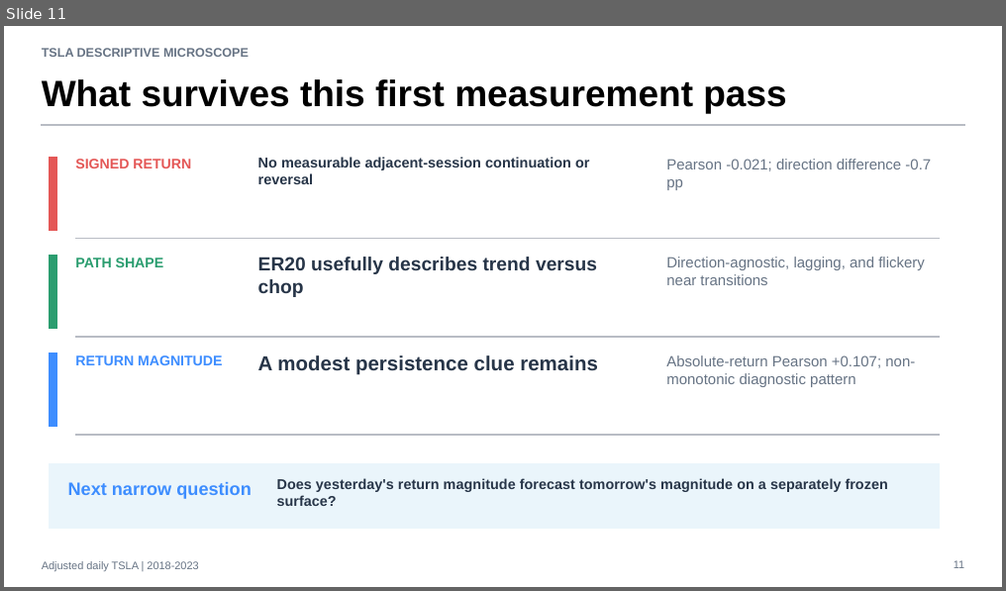
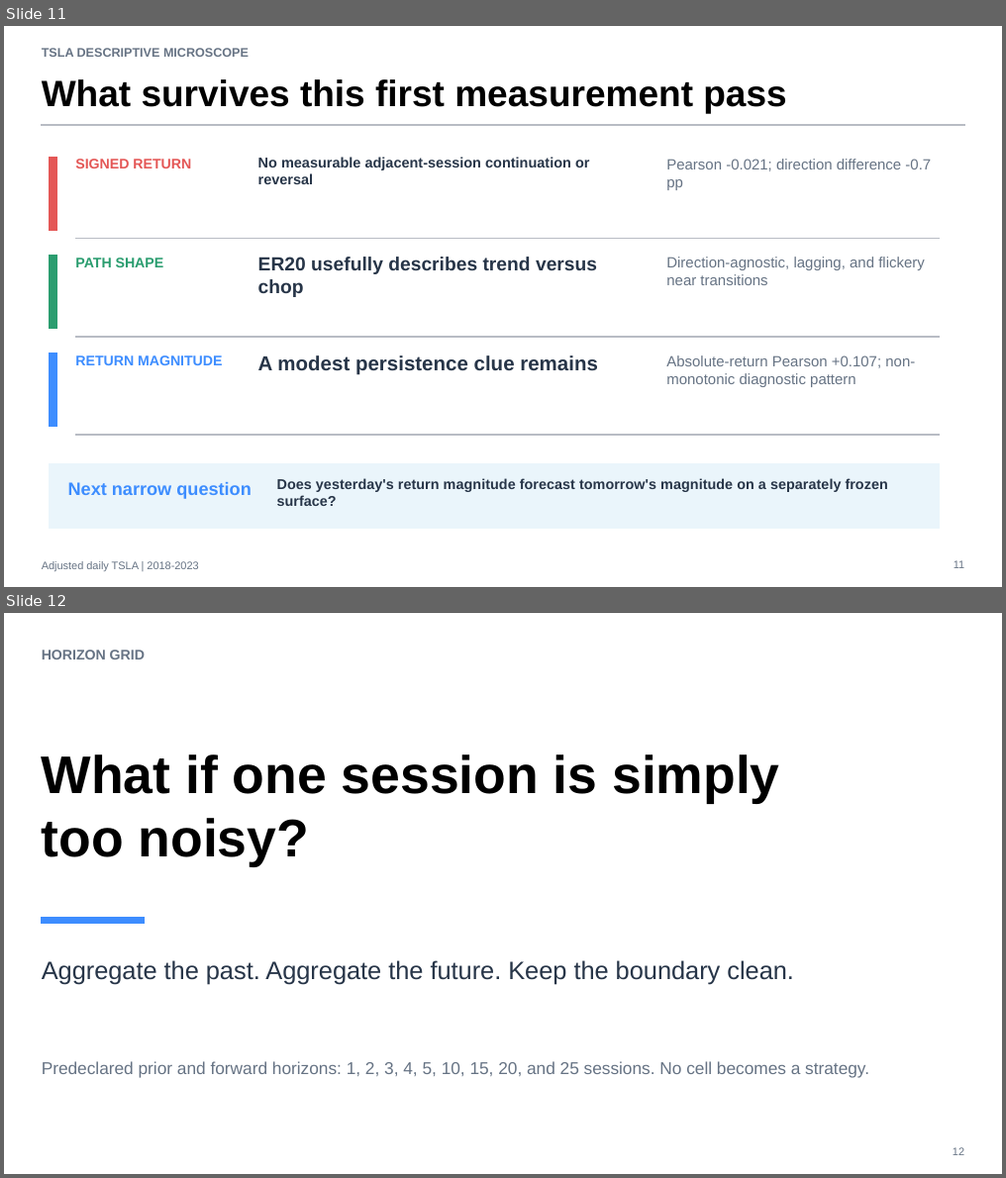
Before and after one commit to Francisc0Franc0/Time-Series-Modeling-Gen5, a slide deck: operator_hypothesis_lab/presentations/tsla_descriptive_microscope_evidence.pptx. Shown one above the other, each under a label of ours: slide 11 before the commit, slides 11 and 12 after it. The pictures are 1006x591 and 1006x1178 pixels, drawn with LibreOffice and Linux fonts; fonts in the diff are those of the drawing. Boxes give left, top, right and bottom in pixels: in the first picture for what was removed or moved away, otherwise in the second. Text is boxed around its words. In the diff, an @@ line names an element or a change of style, - is before the commit and + after.

Commit message:
Explore TSLA cumulative return horizon grid

```diff
--- a/operator_hypothesis_lab/presentations/tsla_descriptive_microscope_evidence.pptx
+++ b/operator_hypothesis_lab/presentations/tsla_descriptive_microscope_evidence.pptx
@@ slide 12 added at box(4, 613, 1002, 1174), background #FFFFFF @@
@@ text added at box(42, 650, 145, 660), 13.5 pt, text #667384, bold @@
+HORIZON GRID
@@ text added at box(42, 755, 779, 866), 51 pt, text #000000, bold @@
+What if one session is simply
+too noisy?
@@ rectangle added at box(42, 917, 145, 923), fill #3D8DFF, outline #3D8DFF 0 pt @@
@@ text added at box(42, 960, 794, 984), 24.2 pt, text #273548 @@
+Aggregate the past. Aggregate the future. Keep the boundary clean.
@@ text added at box(42, 1061, 869, 1078), 16.5 pt, text #667384 @@
+Predeclared prior and forward horizons: 1, 2, 3, 4, 5, 10, 15, 20, and 25 sessions. No cell becomes a strategy.
@@ text added at box(952, 1148, 964, 1156), 10.5 pt, text #667384 @@
+12
```
Also in this commit, not shown: 5 other slides added, 5 other files.
